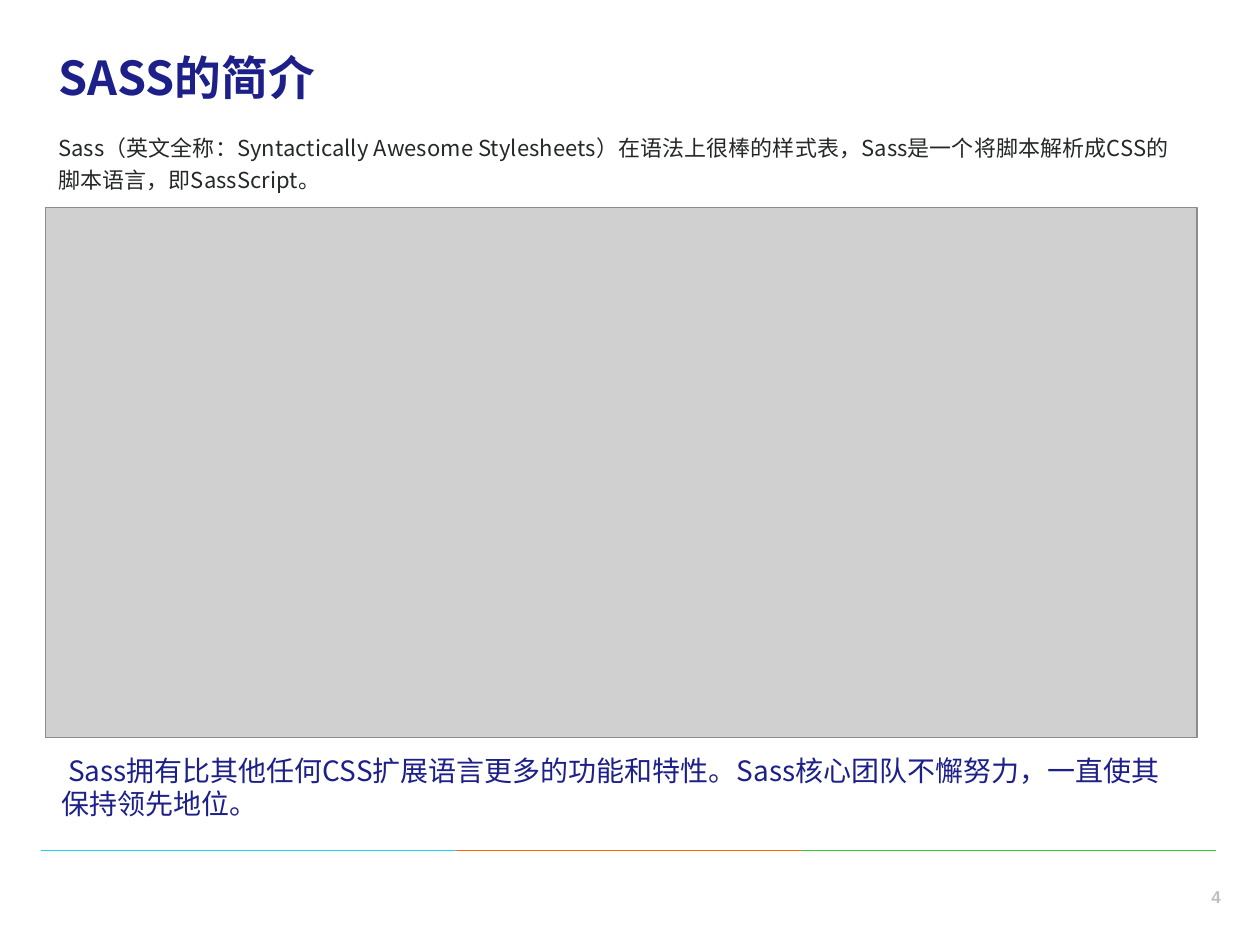
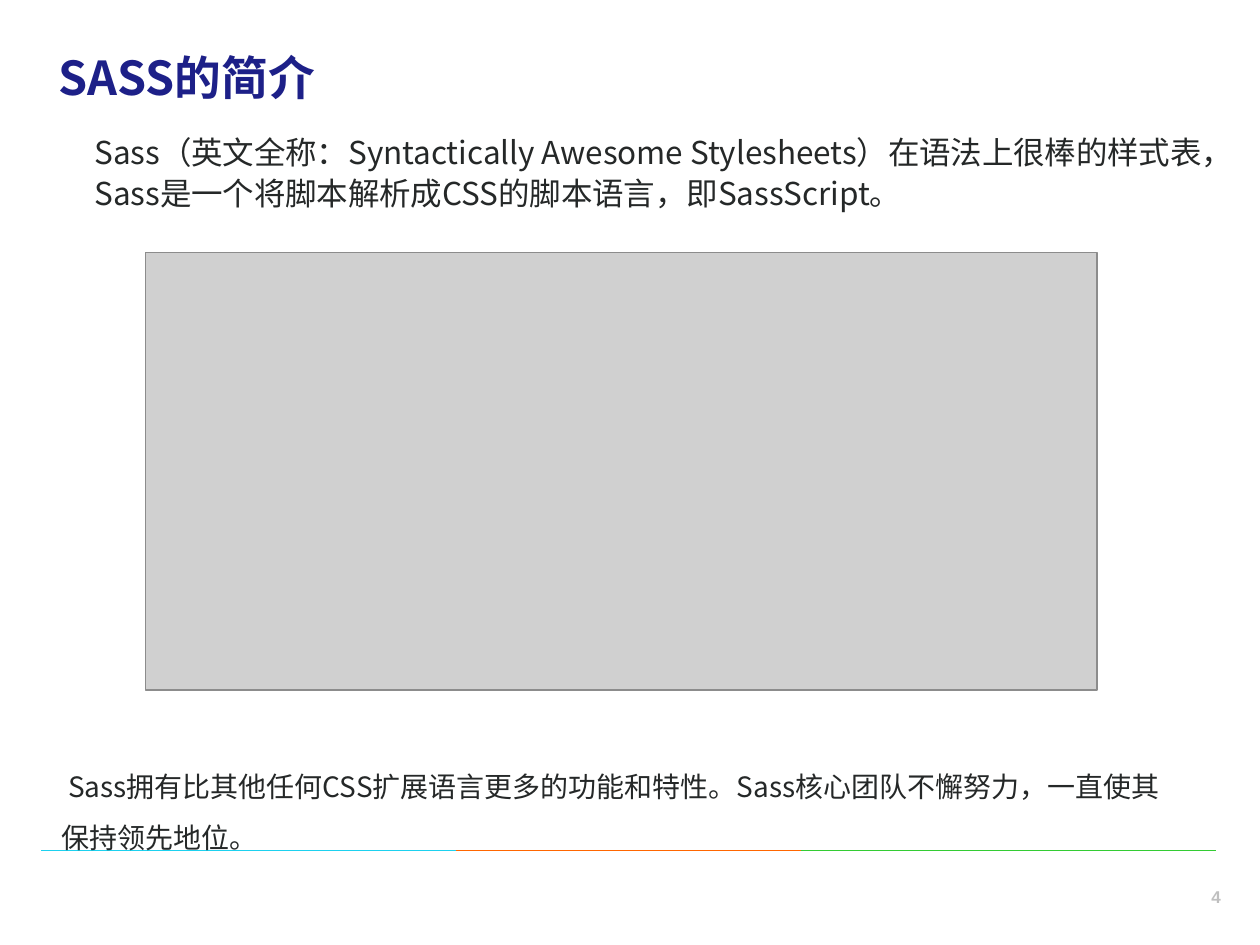
Before and after one commit to wuxinkai/wu-sass, a slide deck: slide 4 of sass.pptx. Drawn at 1260x945 pixels with LibreOffice and Linux fonts; fonts in the diff are those of the drawing; grey boxes stand for pictures; background and template pictures are left out. Boxes give left, top, right and bottom in pixels: in the first picture for what was removed or moved away, otherwise in the second. Text is boxed around its words. In the diff, an @@ line names an element or a change of style, - is before the commit and + after.

```diff
--- a/sass.pptx
+++ b/sass.pptx
@@ subtitle "Sass（英文全称：Syntactically Awesome Stylesheets）在语法上很棒的样式表，Sass是 ...": place and size @@
-subtitle "Sass（英文全称：Syntactically Awesome Stylesheets）在语法上很棒的样式表，Sass是 ..." at (58, 137, 1168, 193)
+subtitle "Sass（英文全称：Syntactically Awesome Stylesheets）在语法上很棒的样式表，Sass是 ..." at (95, 137, 1233, 213)
@@ subtitle "Sass（英文全称：Syntactically Awesome Stylesheets）在语法上很棒的样式表，Sass是 ..." at (95, 137, 1233, 213): size 9.4 to 13.5 pt; line spacing 1.2 to 1.1 @@
@@ picture: place and size @@
-picture at (45, 207, 1196, 738)
+picture at (146, 252, 1097, 690)
@@ text "Sass拥有比其他任何CSS扩展语言更多的功能和特性。Sass核心团队不懈努力，一直使其保持领先地位。" at (62, 773, 1159, 851): text colour #1D2088 to #262828; line spacing 1 to 1.5 @@
```
Also in this commit, not shown: 11 other slides changed, 10 other files.
